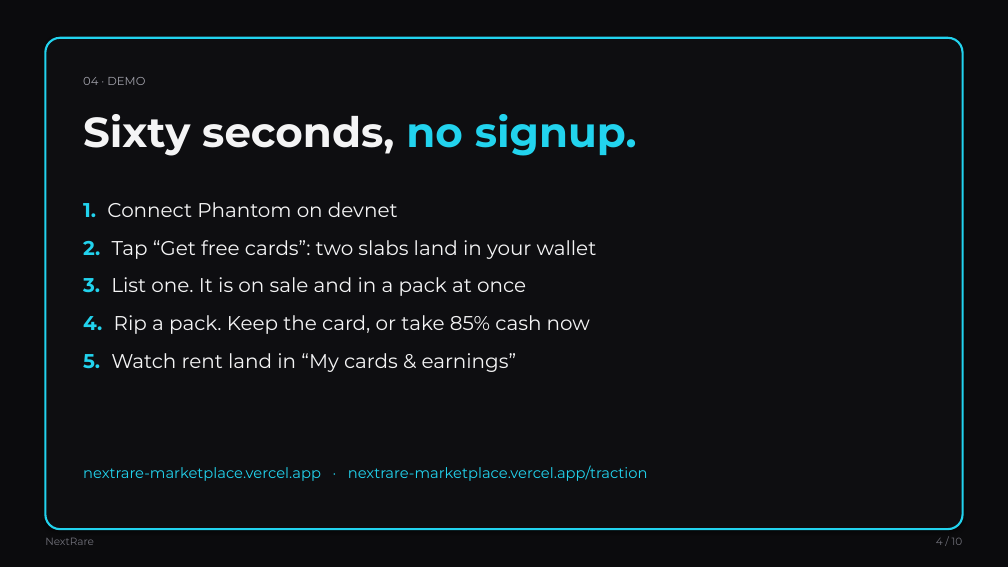
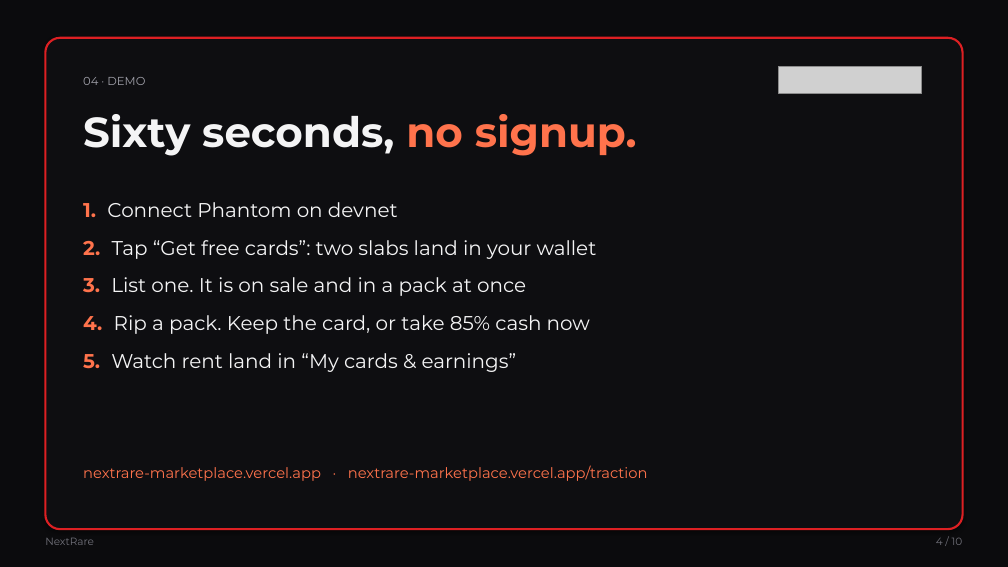
Before and after one commit to ChasmNetwork/nextrare-marketplace, a slide deck: slide 4 of docs/NextRare-Deck.pptx. Drawn at 1008x567 pixels with LibreOffice and Linux fonts; fonts in the diff are those of the drawing; grey boxes stand for pictures. Boxes give left, top, right and bottom in pixels: in the first picture for what was removed or moved away, otherwise in the second. Text is boxed around its words. In the diff, an @@ line names an element or a change of style, - is before the commit and + after.

```diff
--- a/docs/NextRare-Deck.pptx
+++ b/docs/NextRare-Deck.pptx
@@ rounded rectangle at [45,38,963,529]: outline #22D3EE 2 pt to #DD2023 2 pt @@
@@ picture added at [779,67,922,94] @@
@@ text "Sixty seconds, no signup." at [83,114,637,156]: text colour #22D3EE to #FF734C in "no signup." @@
@@ text "1. Connect Phantom on devnet" at [83,202,597,372]: text colour #22D3EE to #FF734C in "1.", "2.", "3.", "4." and 1 more places @@
@@ text "nextrare-marketplace.vercel.app · nextrare-marketplace.verce ..." at [83,465,648,481]: text colour #22D3EE to #FF734C @@
```
Also in this commit, not shown: 9 other slides changed, 5 other files.
